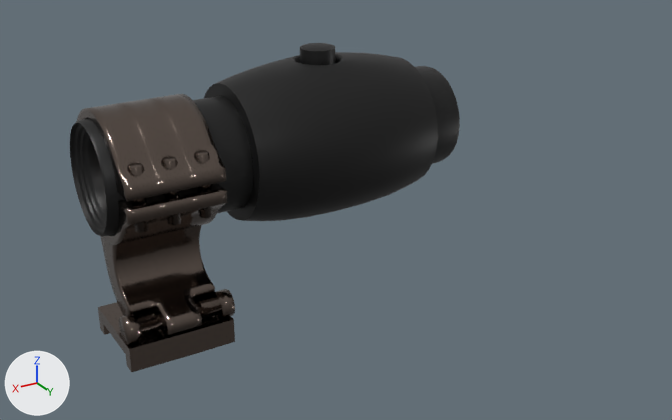
A saved change to the FBX model Modular Weapon System/Assets/Models/scope_04.fbx.
Both versions are drawn from a 50 mm lens placed at (1.276, 0.885, 1.798), pointed at (0.865, 0.2, 1.455). The lights are fixed; the arrows at lower left show +X, +Y and +Z. Vertices at the same position are counted once.
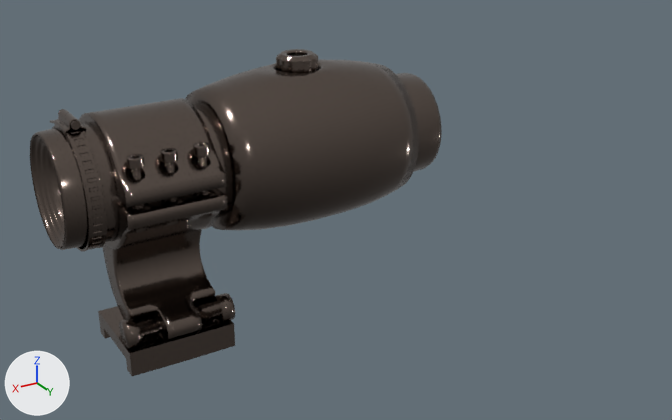
The change, as a list of edits to the scene's bpy script:
```text
Change me_plane_068:
    used by ob_ak47_021; location = (0.987, 0.0516, 1.2835)
    remove me_plane_068.from_pydata(...)  # 30 vertices, 24 faces; spans x -0.0568..0.0568, y -0.0495..0.0495, z -0.0021..0.0253
    add me_plane_068.from_pydata(...)  # 60566 vertices, 60158 faces; spans x -0.3333..0.0992, y -0.1145..0.4489, z -0.0021..0.3001
    me_plane_068 part 1: 60532 vertices added at x -0.3333..0.0992, y -0.1145..0.0599, z 0.0243..0.2813
    add me_plane_068.materials.append(mat_glass)  # beige #e7b69b
    add me_plane_068.materials.append(mat_magazine)  # black #2e2e2e
Remove ob_circle_149:
    ob_circle_149 = bpy.data.objects.new('Circle.149', me_circle_191)
    ob_circle_149.parent = ob_ak47_021
    ob_circle_149.location = (0.0153, 0.0354, 0.0388)
    ob_circle_149.rotation_euler = (0.00474, 0.0, 0.0)  # degrees (0.3, 0, 0)
    ob_circle_149.scale = (0.032, 0.032, 0.032)
Remove ob_circle_148:
    ob_circle_148 = bpy.data.objects.new('Circle.148', me_circle_190)
    ob_circle_148.parent = ob_circle_146
    ob_circle_148.location = (-0.0000811, -0.0643, 0.0296)
    ob_circle_148.scale = (0.00584, 0.00584, 0.00598)
Remove ob_circle_147:
    ob_circle_147 = bpy.data.objects.new('Circle.147', me_circle_189)
    ob_circle_147.parent = ob_circle_149
    ob_circle_147.location = (-0.518, -1.937, 4.408)
    ob_circle_147.rotation_euler = (0.0, -3.142, 0.0)  # degrees (0, -180, 0)
    ob_circle_147.scale = (-34.3, -34.3, -34.3)
Remove ob_circle_146:
    ob_circle_146 = bpy.data.objects.new('Circle.146', me_circle_188)
    ob_circle_146.parent = ob_circle_147
    ob_circle_146.location = (-0.0307, 0.0, 0.0)
Change ob_ak47_021:
    ob_ak47_021.location: (0.987, 0.0516, 1.2835) -> (0.987, 0.0516, 1.2787)
Remove ob_circle_145:
    ob_circle_145 = bpy.data.objects.new('Circle.145', me_circle_187)
    ob_circle_145.parent = ob_circle_146
    ob_circle_145.location = (-1.112, 0.0, -1.34)
```

Location of each change, [x1, y1, x2, y2] in pixels of the pictures (672 x 420 px):
'AK47.021', reshaped, moved
    before: [98, 302, 235, 372]
    after: [30, 49, 442, 376]
'Circle.145', deleted (black)
    before: [70, 43, 460, 236]
'Circle.146', deleted
    before: [76, 94, 227, 245]
'Circle.147', deleted
    before: [100, 225, 215, 336]
'Circle.149', deleted
    before: [119, 289, 235, 345]
'Circle.148', deleted
    before: [129, 150, 212, 233]
part 1 of me_plane_068, added
    after: [30, 49, 442, 349]
